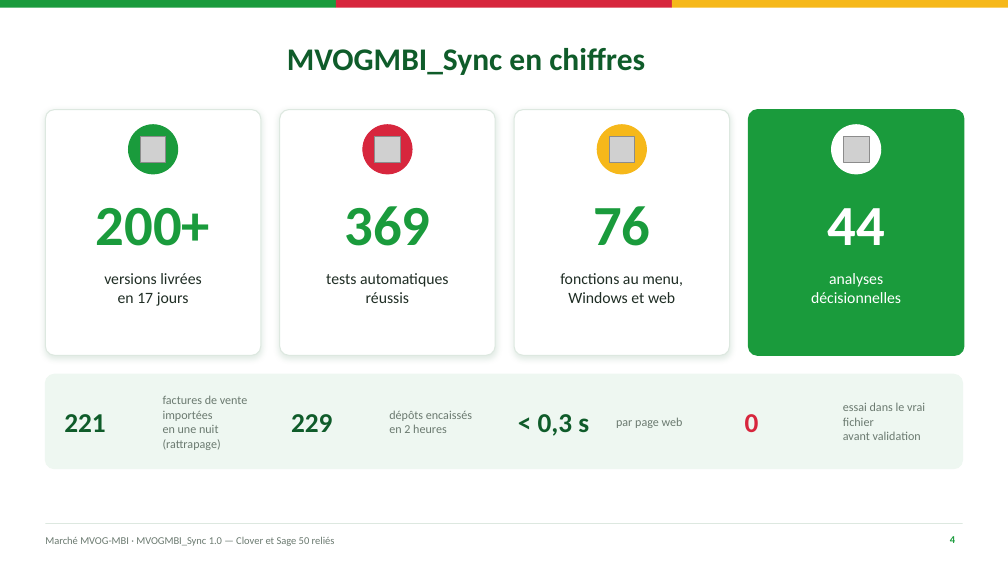
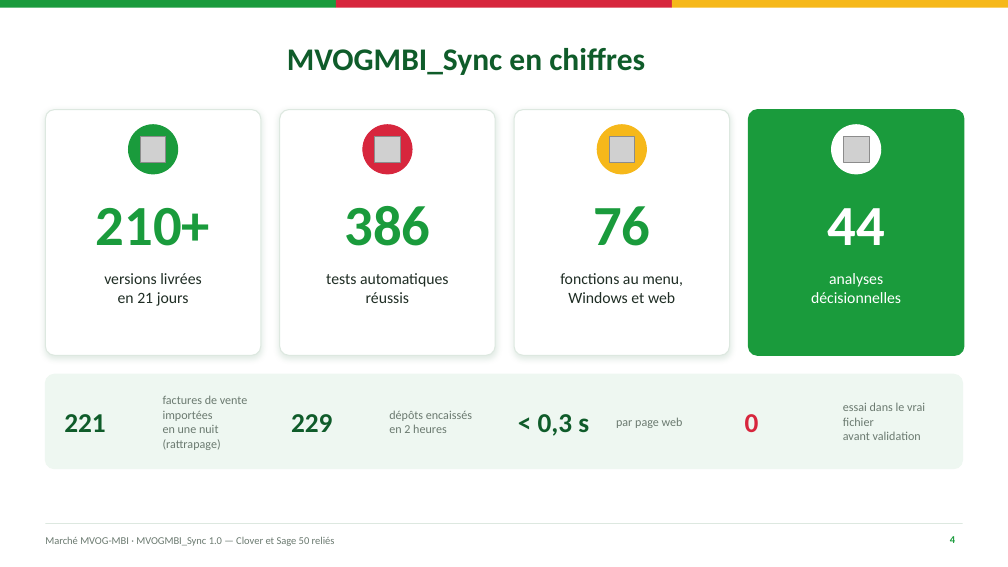
Before and after one commit to mteingueng-dot/MVOGMBI_Sync_2026.1, a slide deck: slide 4 of documentation/Presentation_MVOGMBI_Sync.pptx. Drawn at 1008x567 pixels with LibreOffice and Linux fonts; fonts in the diff are those of the drawing; grey boxes stand for pictures; background and template pictures are left out. Boxes give left, top, right and bottom in pixels: in the first picture for what was removed or moved away, otherwise in the second. Text is boxed around its words. In the diff, an @@ line names an element or a change of style, - is before the commit and + after.

```diff
--- a/documentation/Presentation_MVOGMBI_Sync.pptx
+++ b/documentation/Presentation_MVOGMBI_Sync.pptx
@@ text at [96, 208, 210, 246]: text changed @@
-200+
+210+
@@ text at [344, 206, 430, 246]: text changed @@
-369
+386
@@ text at [118, 292, 189, 306]: text changed @@
-en 17 jours
+en 21 jours
```
Also in this commit, not shown: 8 other slides changed, 41 other files.
